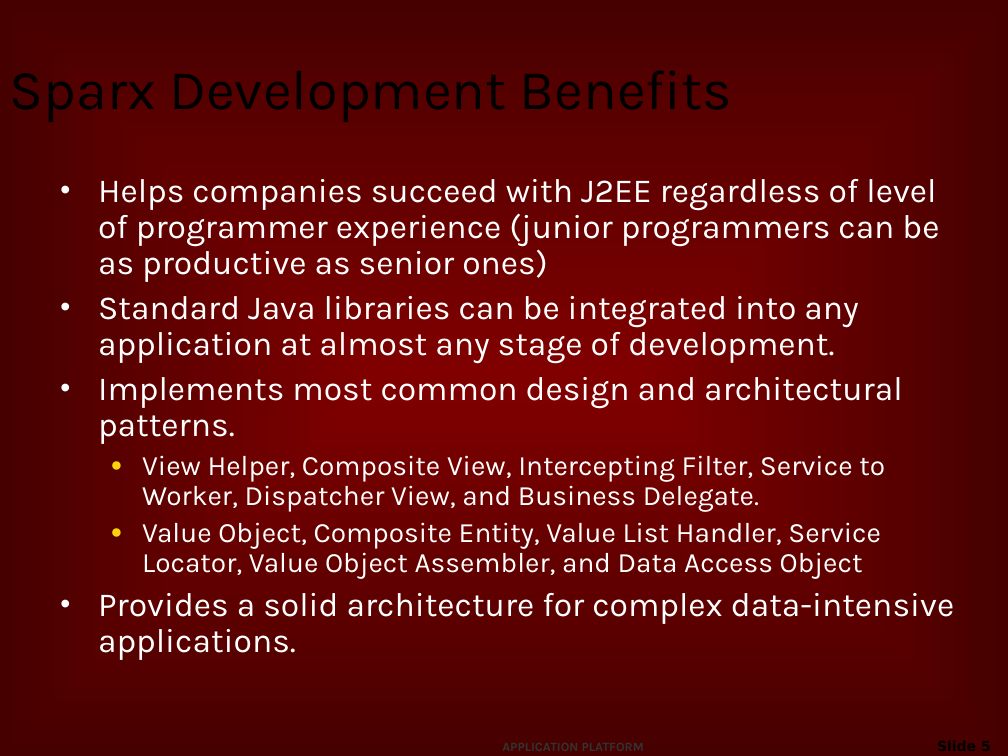
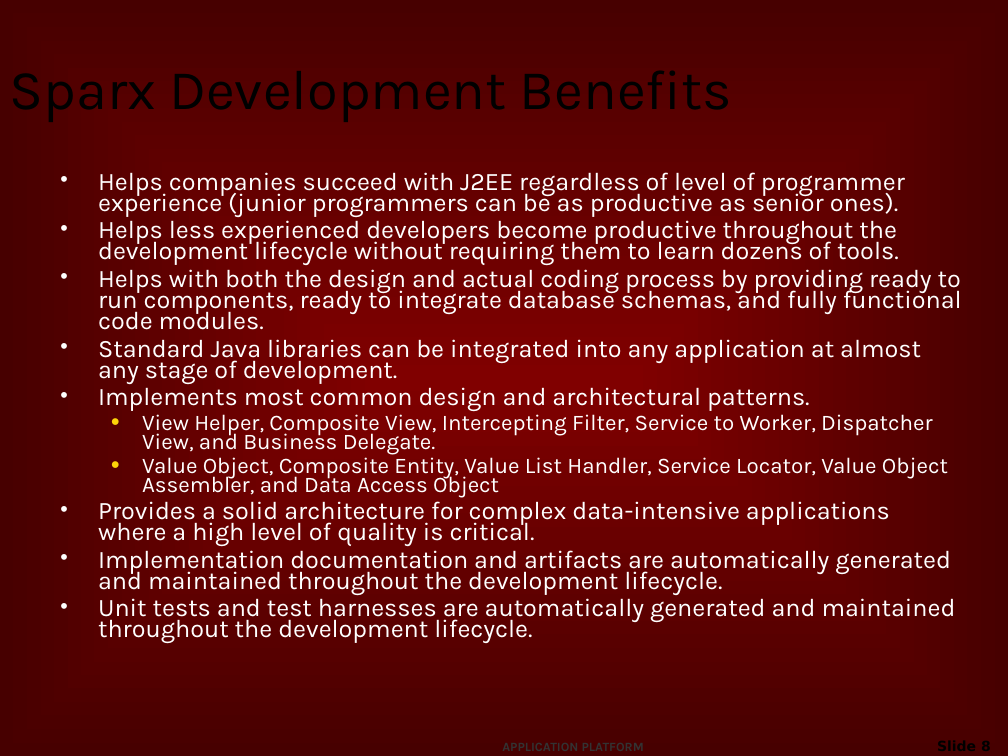
Before and after one commit to netspective/sparx-2001, a slide deck: slide 8 of Sparx/web-shared/docs/project/Introduction_to_Sparx.ppt (slide 5 before the commit). Drawn at 1008x756 pixels with LibreOffice and Linux fonts; fonts in the diff are those of the drawing; background and template pictures are left out. Boxes give left, top, right and bottom in pixels: in the first picture for what was removed or moved away, otherwise in the second. Text is boxed around its words. In the diff, an @@ line names an element or a change of style, - is before the commit and + after.

```diff
--- a/Sparx/web-shared/docs/project/Introduction_to_Sparx.ppt
+++ b/Sparx/web-shared/docs/project/Introduction_to_Sparx.ppt
@@ text at [98,172,962,330]: text changed; size 24 to 18 pt @@
-• Helps companies succeed with J2EE regardless of level of programmer experience (junior programmers can be as productive as senior ones)
+• Helps companies succeed with J2EE regardless of level of programmer experience (junior programmers can be as productive as senior ones).
+• Helps less experienced developers become productive throughout the development lifecycle without requiring them to learn dozens of tools.
+• Helps with both the design and actual coding process by providing ready to run components, ready to integrate database schemas, and fully functional code modules.
@@ text at [98,339,948,498]: size 24 to 18 pt in "Standard Java libraries can be integrated into ...", "Implements most common design and architectural patterns."; size 20 to 16 pt in "View Helper, Composite View, Intercepting Filter, Service ...", "Value Object, Composite Entity, Value List Handler, ..."; line spacing 0.9 to 0.7; less space between paragraphs @@
@@ text at [98,497,956,644]: text changed; size 24 to 18 pt @@
-• Provides a solid architecture for complex data-intensive applications.
+• Provides a solid architecture for complex data-intensive applications where a high level of quality is critical.
+• Implementation documentation and artifacts are automatically generated and maintained throughout the development lifecycle.
+• Unit tests and test harnesses are automatically generated and maintained throughout the development lifecycle.
@@ page number at [841,733,1000,756]: text changed @@
-Slide 5
+Slide 8
```
Also in this commit, not shown: 13 other slides changed, 26 slides added.
